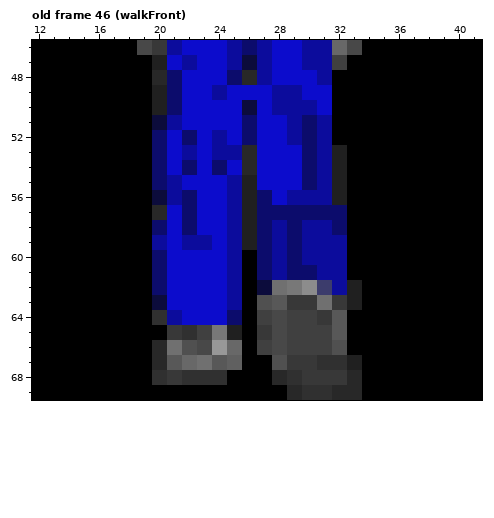
Pixel-art file: dev/assets/gfx/layers/animations/player-loRes.aseprite. Above is the file before it was changed.
52x70 pixels, 54 frames. Colours within 5 levels of each other are drawn and written as one. Shown: old frame 46 (walkFront): x 12..41, y 46..69. The commit also changed other frames or places, which this record leaves out.
After the commit:
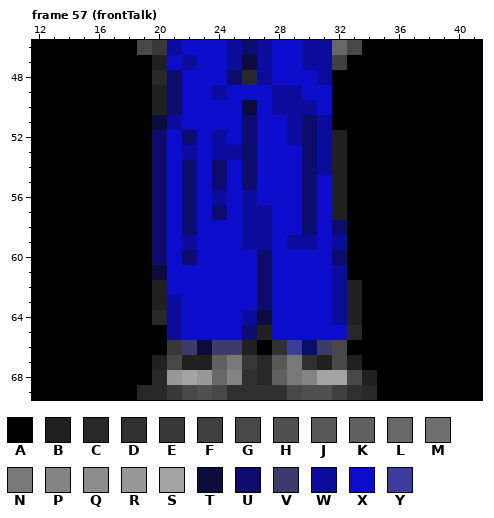
Palette (. is transparent): A #000000  B #202020  C #282828  D #303030  E #383838  F #404040  G #484848  H #505050  J #585858  K #606060  L #686868  M #707070  N #787878  P #848484  Q #8c8c8c  R #989898  S #a4a4a4  T #0c0c3c  U #0c0c6c  V #3c3c6c  W #0c0c9c  X #0c0ccc  Y #3c3c9c
A new or re-ordered frame is compared with the old frame closest to it.
The commit says: added player front talk animation
Change:
frames 54 -> 65
Frame 57 (frontTalk) is new; against old frame 46 (walkFront):
y 52: x 32 A -> B
y 53..54: x 26 C -> U
y 55: x 21..22 WX -> XU; x 24..26 XWB -> UXU; x 31 W -> X
y 56: x 20..21 TW -> UX; x 24..27 XWBU -> WXWX; x 29..31 WWW -> XUX
y 57: x 20 C -> U; x 24..29 XWBUUU -> UXWWXX; x 31..32 UU -> XB
y 58: x 25..31 WBUWUWW -> XWWXXUX
y 59: x 20 W -> U; x 23 W -> X; x 25..29 WBUWU -> XWWXW; x 31 W -> X
y 60: x 22 X -> U; x 25..26 WA -> XX; x 28..32 WUWWW -> XXXXU
y 61: x 20 U -> T; x 25..26 WA -> XX; x 28..31 WUUW -> XXXX
y 62: x 20 U -> B; x 25..31 WATMNQV -> XXUXXXX
y 63: x 20..21 TX -> BW; x 25..32 WAHJEEME -> XXUXXXXW
y 64: x 20 D -> C; x 25..33 UAFGFFEJA -> XWTXXXXWB
y 65: x 21..33 EDFNBAEGFFFJA -> WXXXXUBXXXXXC
y 66: x 20..32 CMHGRLAFGFFFH -> AEVTVVBADYUVG
y 67: x 20..32 CJLMJKAAHEEDD -> BGBBKNECJNDBG
y 68: x 20..34 DEDDDAAACDEEECA -> CRSRLPDCKNPSSGB
y 69: x 19..34 AAAAAAAAAACDDCCA -> CCEGHGDDDDGHHFDC
